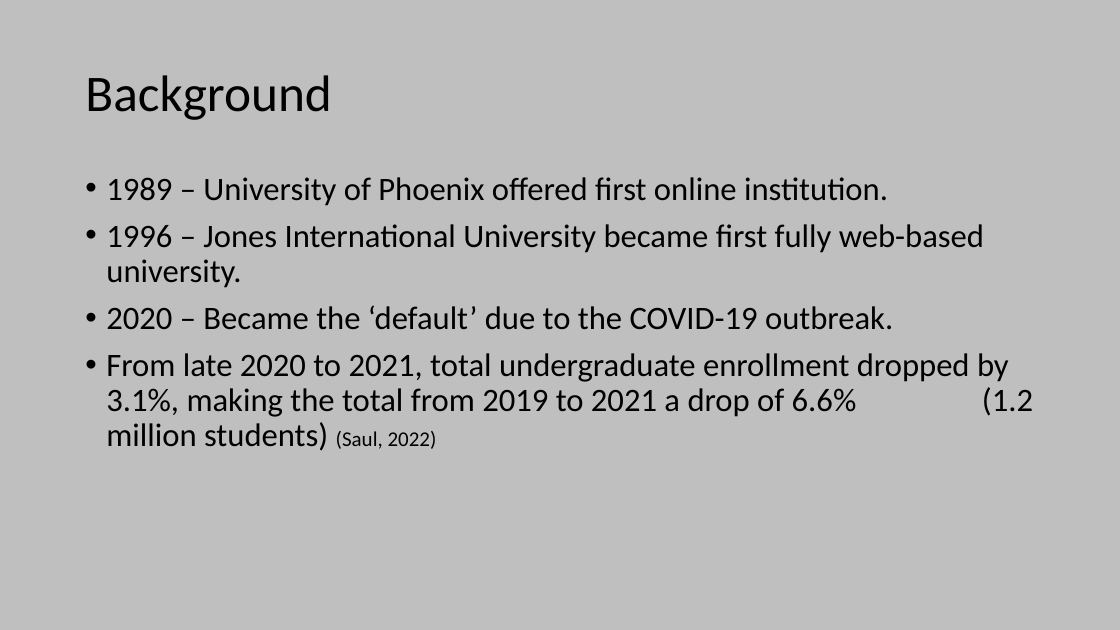
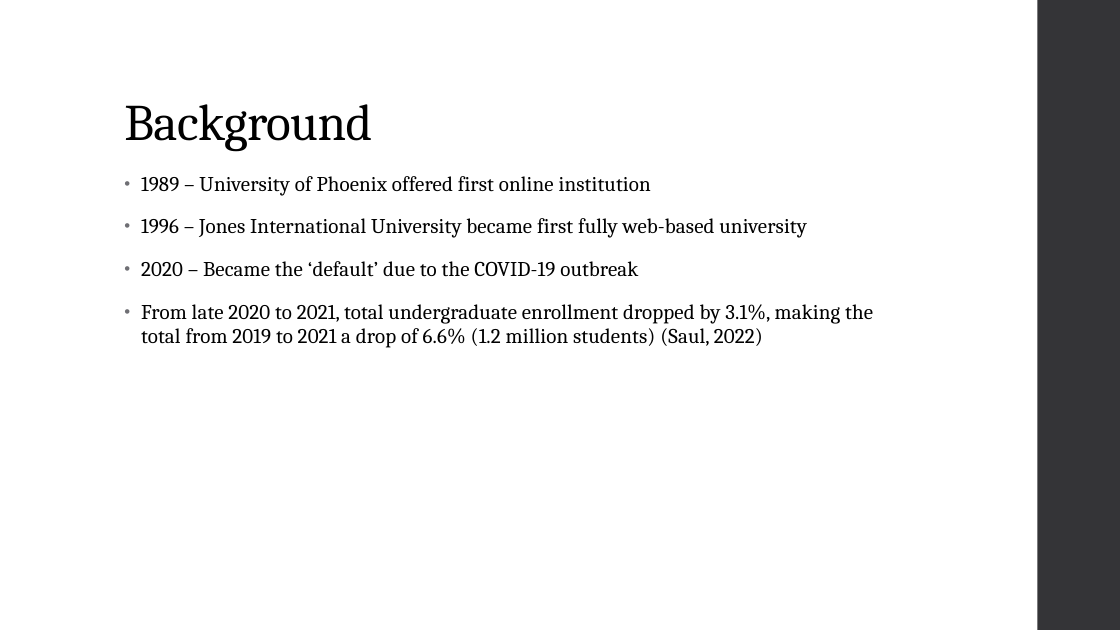
Before and after one commit to trickyok/College-Work, a slide deck: slide 4 of Spring 2022/Comp II/Writing Project 3/Online Learning.pptx. Drawn at 1120x630 pixels with LibreOffice and Linux fonts; fonts in the diff are those of the drawing. Boxes give left, top, right and bottom in pixels: in the first picture for what was removed or moved away, otherwise in the second. Text is boxed around its words. In the diff, an @@ line names an element or a change of style, - is before the commit and + after.

```diff
--- a/Spring 2022/Comp II/Writing Project 3/Online Learning.pptx
+++ b/Spring 2022/Comp II/Writing Project 3/Online Learning.pptx
@@ background #BFBFBF to #FFFFFF @@
@@ rectangle added at (1038, 0, 1120, 630), fill #353537 @@
@@ title "Background": place and size @@
-title "Background" at (85, 75, 332, 120)
+title "Background" at (124, 104, 372, 151)
@@ title "Background" at (124, 104, 372, 151): font Calibri to Cambria, letter spacing 0 to -0.5 pt; vertical alignment middle to bottom @@
@@ text "1989 – University of Phoenix ...": place and size @@
-text "1989 – University of Phoenix ..." at (106, 177, 1033, 451)
+text "1989 – University of Phoenix ..." at (141, 176, 873, 348)
@@ text at (141, 176, 807, 277): text changed; size 28 to 18 pt; font Calibri to Cambria @@
-• 1989 – University of Phoenix offered first online institution.
-• 1996 – Jones International University became first fully web-based university.
-• 2020 – Became the ‘default’ due to the COVID-19 outbreak.
+• 1989 – University of Phoenix offered first online institution
+• 1996 – Jones International University became first fully web-based university
+• 2020 – Became the ‘default’ due to the COVID-19 outbreak
@@ text at (141, 304, 873, 348): size 28 to 18 pt, font Calibri to Cambria, letter spacing 0 to 0.1 pt in "From late 2020 to 2021, total undergraduate ..."; indent changed; line spacing 0.9 to 0.95; more space between paragraphs @@
```
Also in this commit, not shown: 4 other slides changed, 8 slides added, 7 slides removed.
